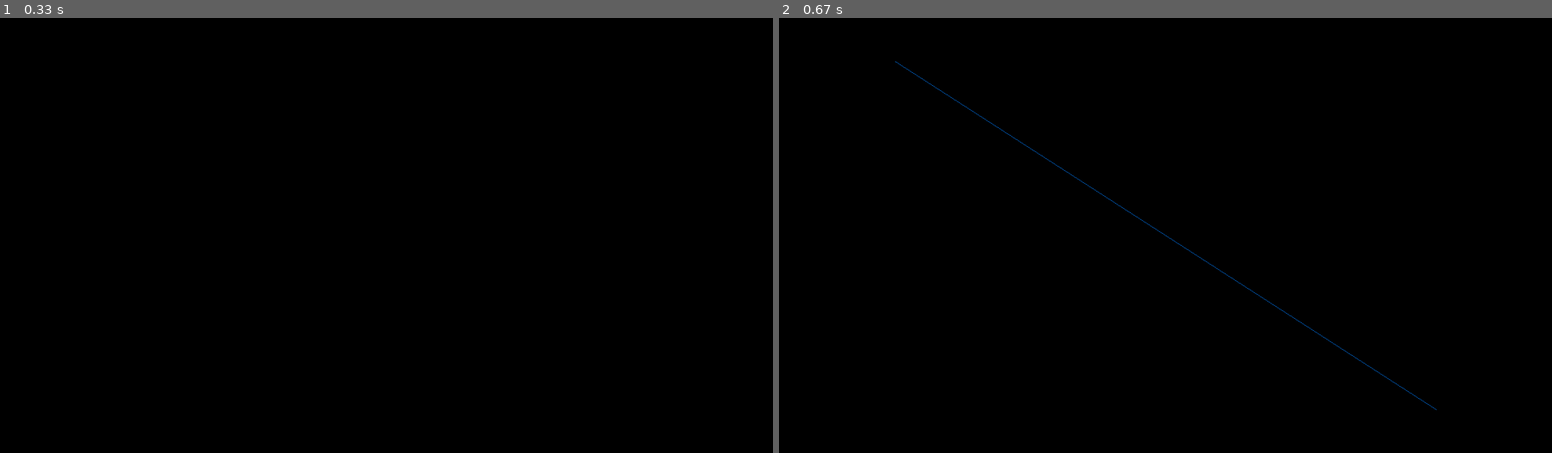
Above: before the commit, frames 1-2 (left to right).
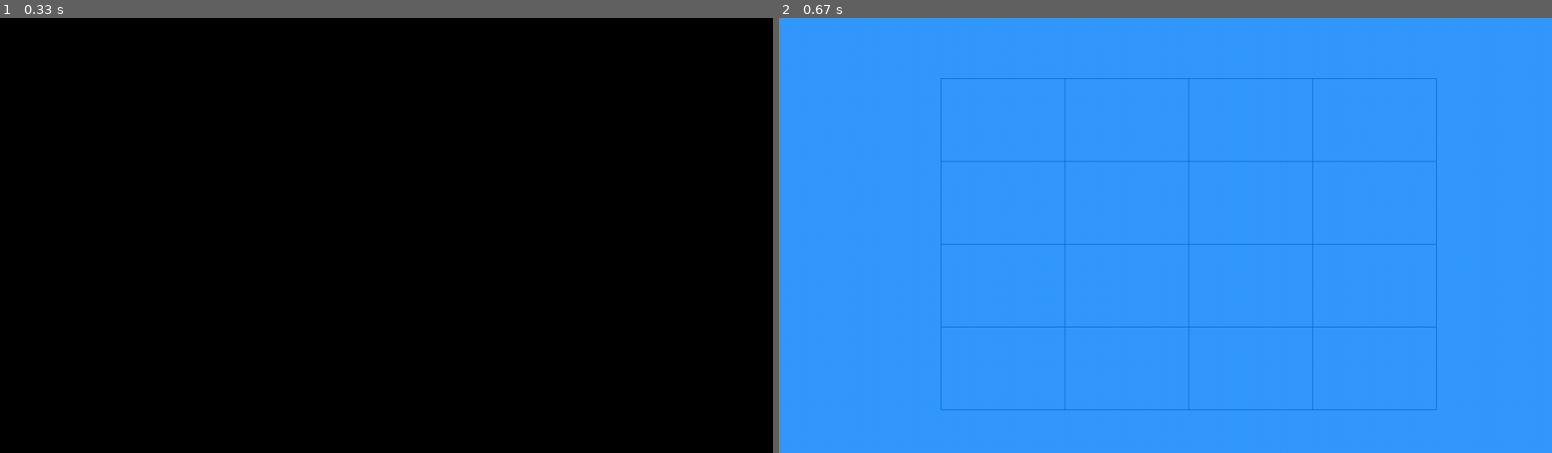
Above: after the commit, the same moments.

Repository: Raineri-CS/pygame_picross
Game: pygame game, started from main.py
The game is run twice, just before and just after one commit, with the same random seed, the same clock (stepped at 60 frames per second) and the same inputs.
Inputs (mouse positions are in pixels of both pictures, inside the frame that each line leads up to):
- Up to frame 1 (0.33 s): no input
- Up to frame 2 (0.67 s): click (1165, 235) at 0.38 s

Frame 1 is identical in both runs. In frame 2, 100% of the frame differs, in the area x 0-100%, y 0-100%.

Commit message:
It kinda draws the puzzle now

Diff:
--- a/include/gameCoordinator.py
+++ b/include/gameCoordinator.py
@@ -16,22 +16,20 @@
     def __init__(self, solution: PicrossPuzzle) -> None:
         self.solution = solution.getSolution()
         self.workingArea = solution.getWorkingArea()
+        self.puzzleArea = solution.getPuzzleArea()
         self.localMatrix = []
         # Build a similarly dimensioned matrix
-        xDimension = 0
-        yDimension = 0
+        self.xDimension = 0
+        self.yDimension = 0
         for line in solution.getSolution():
-            yDimension += 1
+            self.yDimension += 1
+            # TODO fix this so it accepts non square matrices
+            self.xDimension += 1
             localLine = []
             for term in line:
                 localLine.append(0)
-                xDimension += 1
             self.localMatrix.append(localLine)
         # Grid vertical space in px following (xMax - xMin) / termQty
-        self.verticalSize = int(
-            (self.workingArea[2] - self.workingArea[0]) / xDimension)
-        self.horizontalSize = int(
-            (self.workingArea[3] - self.workingArea[1]) / yDimension)
 
     def checkMatrixParity(self):
         for solutionLine, localLine in self.solution, self.localMatrix:
@@ -40,7 +38,39 @@
                     return False
         return True
 
-    def draw(self,windowRenderer):
-        pygame.gfxdraw.line(windowRenderer.getWindow(
-        ), self.workingArea[0], self.workingArea[1], self.workingArea[2], self.workingArea[3], COLOR_FOREGROUND)
+    def draw(self, windowRenderer):
+        windowRenderer.getWindow().fill(COLOR_BACKGROUND)
+        localX = self.puzzleArea[0]
+        localY = self.puzzleArea[1]
+        localXdimension = 0
+        localYdimension = 0
+        verticalSize =  int(
+            (self.puzzleArea[3] - self.puzzleArea[1]) / self.yDimension)
+        horizontalSize =int(
+            (self.puzzleArea[2] - self.puzzleArea[0]) / self.xDimension)
+        finalLocalX = localX + (self.xDimension*horizontalSize)
+        finalLocalY = localY + (self.yDimension*verticalSize)
+
+        while(True):
+            if(localXdimension >= self.xDimension and localYdimension >= self.yDimension):
+                # pygame.gfxdraw.line(windowRenderer.getWindow(
+                # ), localX, self.puzzleArea[0], localX, self.puzzleArea[3], COLOR_FOREGROUND)
+                pygame.gfxdraw.line(windowRenderer.getWindow(
+                ), localX, self.puzzleArea[1], localX, finalLocalY, COLOR_FOREGROUND)
+                break
+            else:
+                if(localXdimension >= self.xDimension):
+                    localX = self.puzzleArea[0]
+                    localXdimension = 0
+                    localY += verticalSize
+                    localYdimension += 1
+                # FIXME o print ta errado
+                pygame.gfxdraw.line(windowRenderer.getWindow(
+                ), localX, localY, finalLocalX, localY, COLOR_FOREGROUND)
+                pygame.gfxdraw.line(windowRenderer.getWindow(
+                ), localX, localY, localX, finalLocalY, COLOR_FOREGROUND)
+                localX += horizontalSize
+                localXdimension += 1
+                # localY += self.verticalSize
+
         pass
--- a/include/puzzle.py
+++ b/include/puzzle.py
@@ -11,19 +11,28 @@
             # NOTE these are coordinates (xMin,yMin,xMax,yMax)
             # NOTE for 640x480 (4:3) there will be no bounding box
             localResolution = GameSettings().getResolution()
+            # TODO test this
             if(localResolution[0] / localResolution[1] == 4/3):
                 self.workingArea = (0, 0, 0, 0)
+                self.puzzleArea = (
+                    int(localResolution[0] * 1.4), int(localResolution[1] * 1.4), int(localResolution[0]), int(localResolution[1]))
             else:
                 self.workingArea = (int(localResolution[0]*0.15), int(localResolution[1]*0.1), int(
                     localResolution[0]*0.85), int(localResolution[1]*0.9))
+                self.puzzleArea = (
+                    int(self.workingArea[0] * 1.4), int(self.workingArea[1] * 1.4), int(self.workingArea[2]), int(self.workingArea[3]))
         elif filename:
             self.solution = readMatrix(filename)
             localResolution = GameSettings().getResolution()
             if(int(localResolution[0]) / int(localResolution[1]) == 4/3):
                 self.workingArea = (0, 0, 0, 0)
+                self.puzzleArea = (
+                    int(localResolution[0] * 1.4), int(localResolution[1] * 1.4), int(localResolution[0]), int(localResolution[1]))
             else:
                 self.workingArea = (int(int(localResolution[0])*0.15), int(int(localResolution[1])*0.1), int(
                     int(localResolution[0])*0.85), int(int(localResolution[1])*0.9))
+                self.puzzleArea = (
+                    int(self.workingArea[0] * 1.4), int(self.workingArea[1] * 1.4), int(self.workingArea[2]), int(self.workingArea[3]))
 
     def getSolution(self):
         return self.solution
@@ -36,3 +45,6 @@
 
     def setWorkingArea(self, workingAreaTuple):
         self.workingArea = workingAreaTuple
+
+    def getPuzzleArea(self):
+        return self.puzzleArea
Not shown, changed: resources/levels/1
